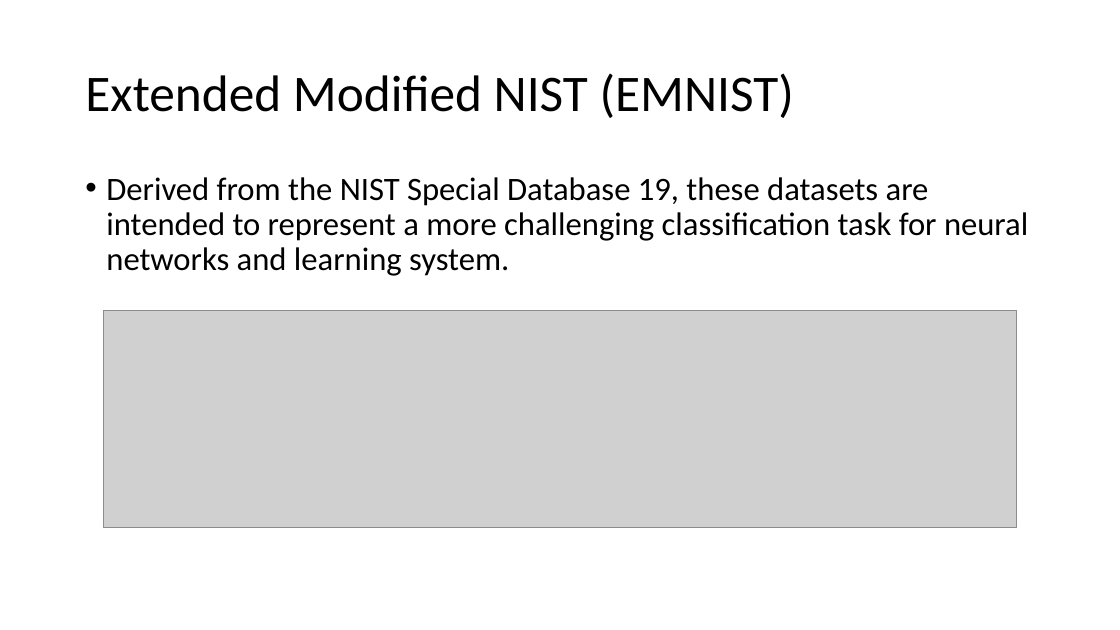
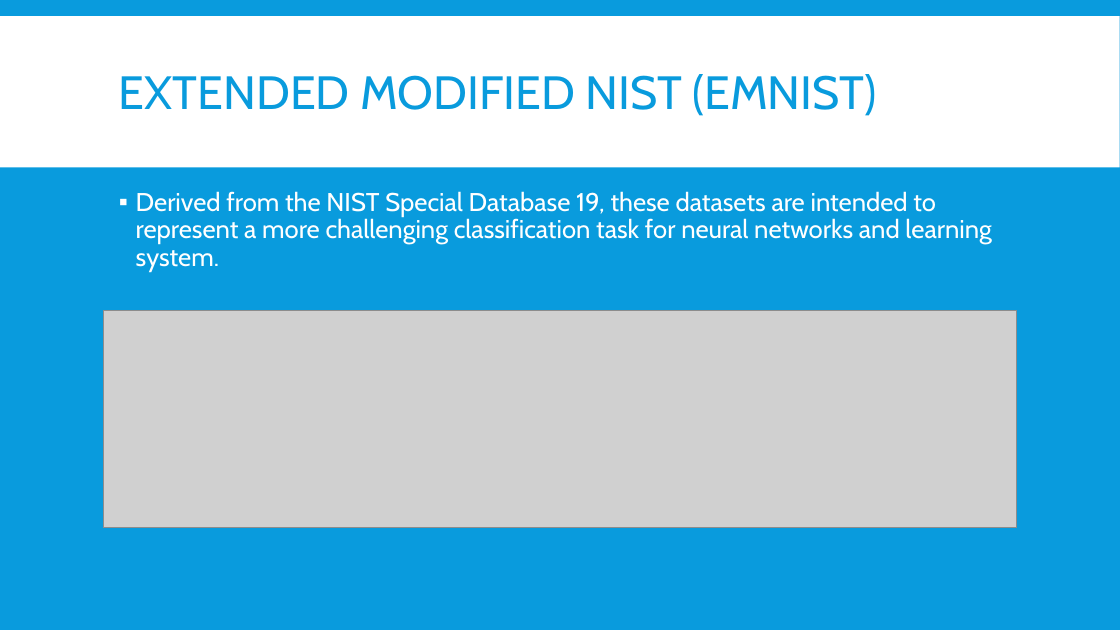
Before and after one commit to itispete/Final, a slide deck: slide 2 of Learning Handwriting using EMNIST.pptx. Drawn at 1120x630 pixels with LibreOffice and Linux fonts; fonts in the diff are those of the drawing; grey boxes stand for pictures. Boxes give left, top, right and bottom in pixels: in the first picture for what was removed or moved away, otherwise in the second. Text is boxed around its words. In the diff, an @@ line names an element or a change of style, - is before the commit and + after.

```diff
--- a/Learning Handwriting using EMNIST.pptx
+++ b/Learning Handwriting using EMNIST.pptx
@@ background #FFFFFF to #099BDD @@
@@ rectangle added at (0,16,1120,167), fill #FFFFFF @@
@@ title at (119,74,877,116): text changed; size 44 to 40 pt; font Calibri to Cabin; text colour #000000 to #099BDD @@
-Extended Modified NIST (EMNIST)
+EXTENDED MODIFIED NIST (EMNIST)
@@ text "Derived from the NIST Special ...": place and size @@
-text "Derived from the NIST Special ..." at (106,177,1028,276)
+text "Derived from the NIST Special ..." at (136,191,991,272)
@@ text "Derived from the NIST Special ..." at (136,191,991,272): size 28 to 22 pt, font Calibri to Cabin, text colour #000000 to #FFFFFF; bullet • to ▪; more space between paragraphs @@
```
Also in this commit, not shown: 6 other slides changed, 2 slides added.
